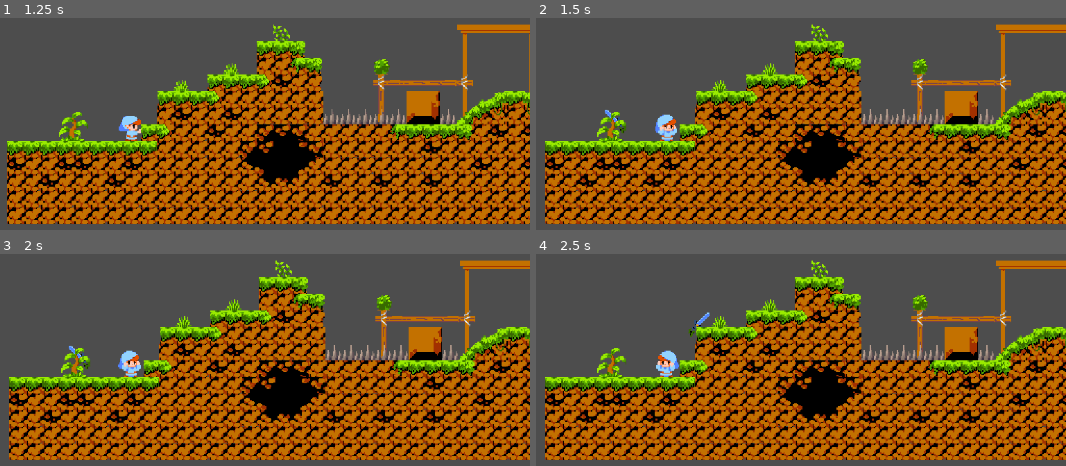
Above: before the commit, frames 1-4 (two rows, left to right).
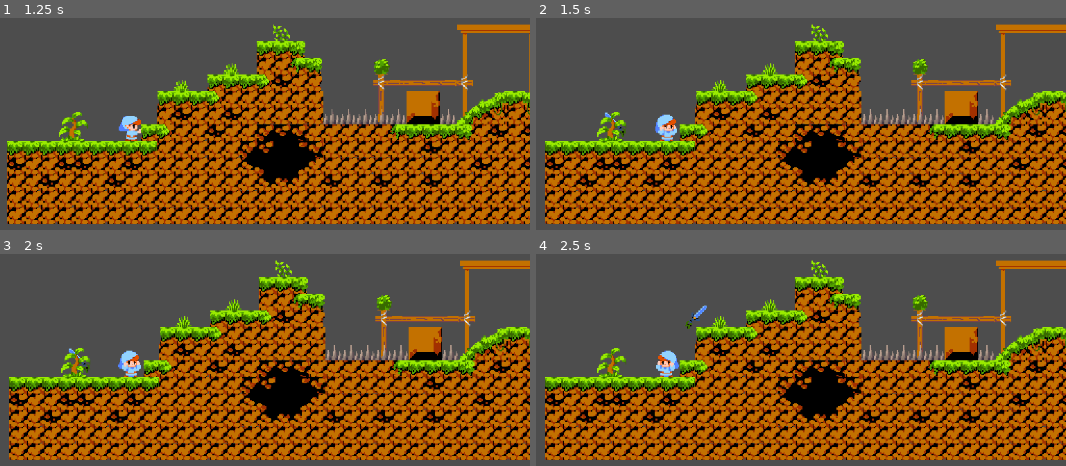
Above: after the commit, the same moments.

Repository: megaeonise/GMTK2023SwordofLegend
Game: Godot game, scene res://Tutorial_Plr.tscn
Same seed, same stepped clock (60 frames per second), same inputs: the game is played once before the commit and once after it. This scene is started directly instead of the project's main scene.
Inputs (mouse positions are in pixels of both pictures, inside the frame that each line leads up to):
- Up to frame 1 (1.25 s): tap Enter (ui_accept) at 0.5, 0.77 s; move the mouse to (307, 107) at 0.52 s; press the mouse at (307, 107) at 0.53 s; hold Right (ui_right) from 0.53 s (still down)
- Up to frame 2 (1.5 s): keep holding Right (ui_right); move the mouse to (outside the picture) at 1.27 s; release the mouse at (outside the picture) at 1.28 s; right-click (outside the picture) at 1.35 s
- Up to frame 3 (2 s): keep holding Right (ui_right); tap Enter (ui_accept) at 1.52 s
- Up to frame 4 (2.5 s): tap Enter (ui_accept) at 2 s; move the mouse to (748, 266) at 2.02 s; release Right (ui_right) at 2.03 s; press the mouse at (748, 266) at 2.03 s; hold Left (ui_left) from 2.03 s (still down)

Frame 1 is identical in both runs. In frame 2, 0.1% of the frame differs, in the area x 13-17%, y 43-57%; in frame 3, 0.1%; in frame 4, 0.3%, in the area x 28-33%, y 24-40%.

Commit message:
Removed collision with player during sword mode

Diff:
--- a/Characters/Sword.gd
+++ b/Characters/Sword.gd
@@ -14,6 +14,8 @@
 
 func sword_move():
 	if sword_mode==1:
+		get_node('SwordCollision').set_disabled(false)
+		self.add_collision_exception_with(get_node('HeroSprite'))
 		var mouse_pos = get_global_mouse_position()
 		var player_pos = get_parent().global_transform.origin
 		var distance = player_pos.distance_to(mouse_pos)
@@ -22,11 +24,14 @@
 			mouse_pos = player_pos + (mouse_dir * radius)
 		global_transform.origin = mouse_pos
 		if position.y > player_pos.y:
-			position.y = player_pos.y+5
+			position.y = player_pos.y+8
 
 func sword_attack():
 	pass
 
+#	else:
+#		get_node('SwordCollision').set_disabled(true)
+
 
 func _on_player_mode_change(mode):
 	sword_mode = mode
